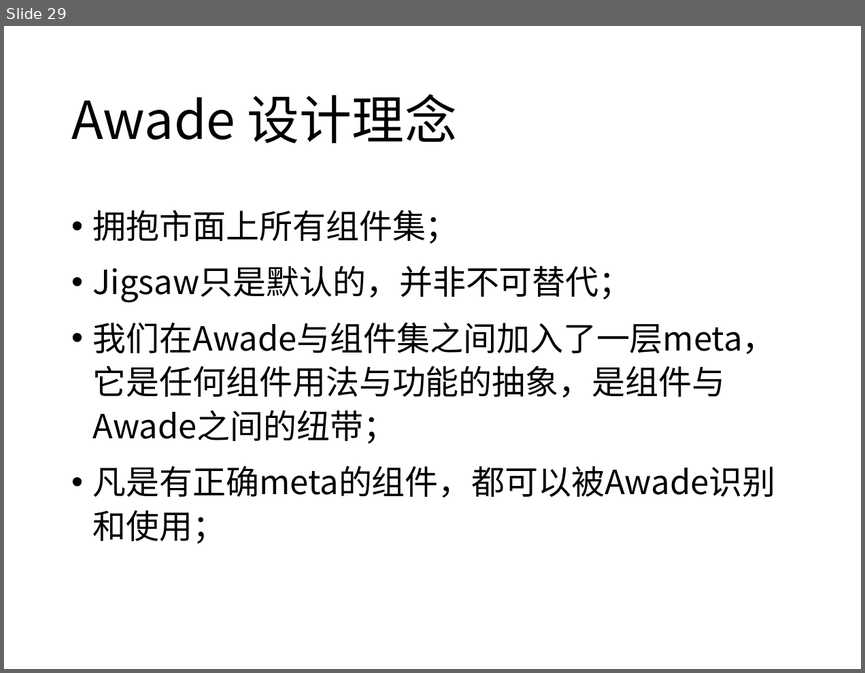
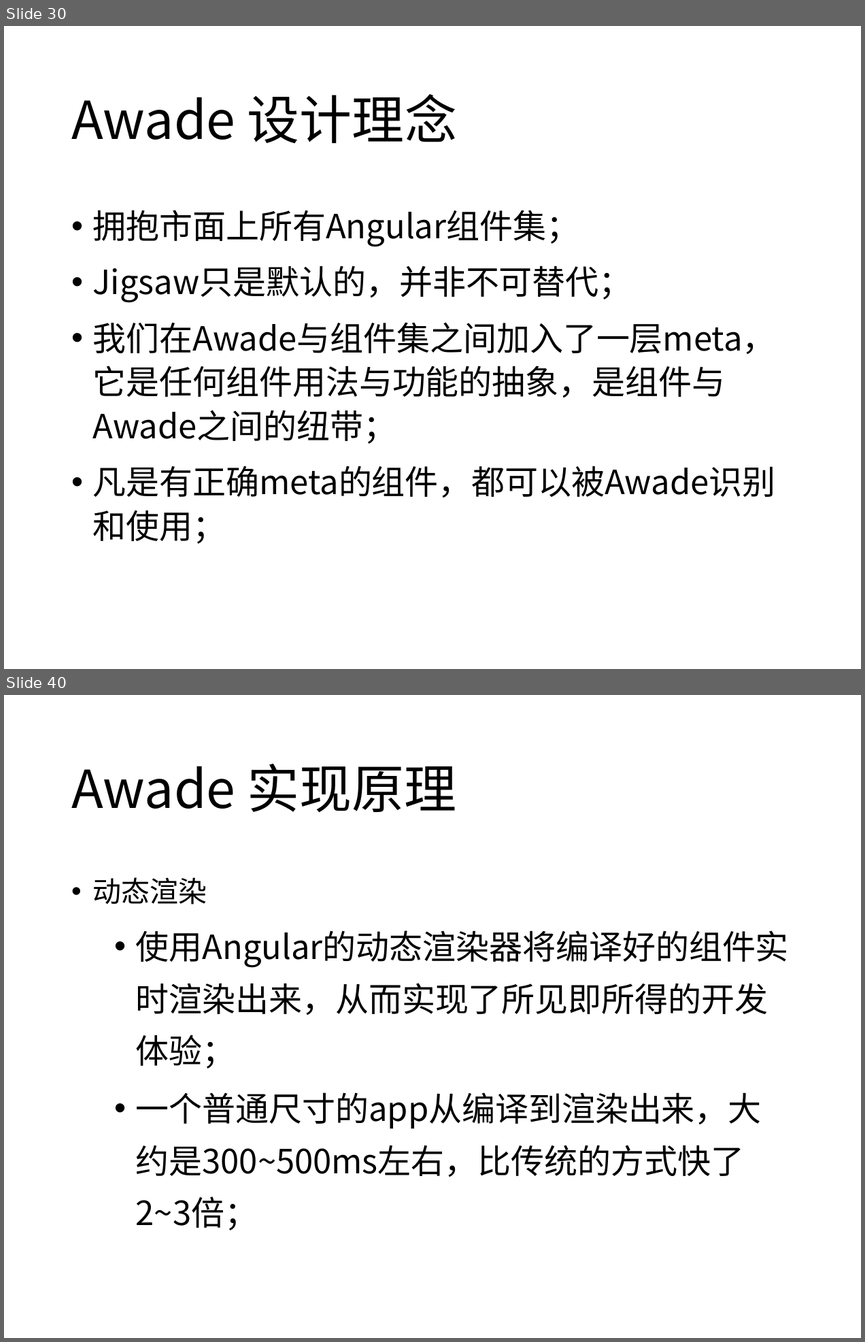
Before and after one commit to yibit/jigsaw, a slide deck: 让任何人迅速成为大前端开发者.pptx. Shown one above the other, each under a label of ours: slide 29 before the commit, slides 30 and 40 after it; the slides between them are not shown. The pictures are 865x673 and 865x1342 pixels, drawn with LibreOffice and Linux fonts; fonts in the diff are those of the drawing. Boxes give left, top, right and bottom in pixels: in the first picture for what was removed or moved away, otherwise in the second. Text is boxed around its words. In the diff, an @@ line names an element or a change of style, - is before the commit and + after.

```diff
--- a/让任何人迅速成为大前端开发者.pptx
+++ b/让任何人迅速成为大前端开发者.pptx
@@ slide 40 added at bbox=[4, 695, 861, 1338], background #FFFFFF @@
@@ title added at bbox=[71, 764, 457, 813], 44 pt, text #000000 @@
+Awade 实现原理
@@ text added at bbox=[93, 877, 789, 1230], 28 pt, text #000000 @@
+• 动态渲染
+  • 使用Angular的动态渲染器将编译好的组件实时渲染出来，从而实现了所见即所得的开发体验；
+  • 一个普通尺寸的app从编译到渲染出来，大约是300~500ms左右，比传统的方式快了2~3倍；
@@ what was slide 29 is now slide 30 @@
@@ slide 30 changed as well @@
@@ text at bbox=[93, 210, 580, 247]: text changed @@
-• 拥抱市面上所有组件集；
+• 拥抱市面上所有Angular组件集；
```
Also in this commit, not shown: 15 other slides changed, 20 other slides added.
